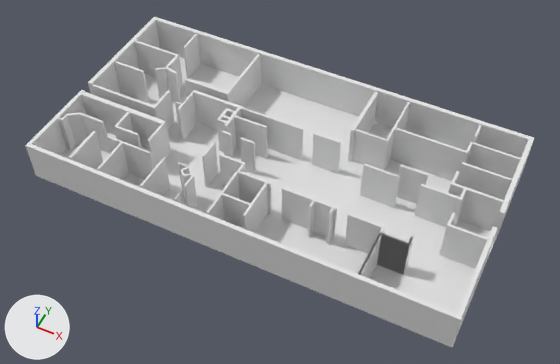
The FBX model Assets/building model/1.FBX: old version first, new version second.
One viewpoint serves both versions: a 50 mm camera at (20.1, -37.4, 42.3) aimed at (1.6, -0.4, -3.9). Arrows for +X, +Y and +Z are at lower left; the lights stay in place. Where no turn or scale is listed for an object, it has been applied to the vertices.

The first picture shows 'Line003', 'Line004', 'Line007', 'Line008', 'Line010', 'Line014', 'Line015', 'Line017', 'Line028', 'Line036', 'Line049', 'Line050', 'Rectangle001'.
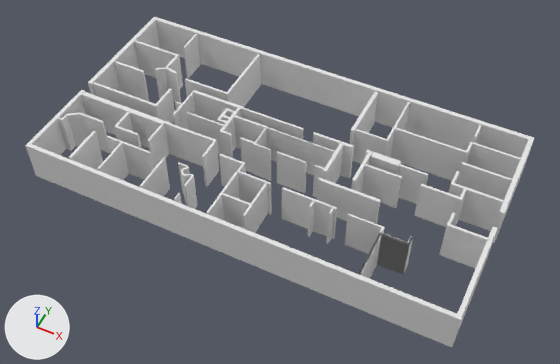
The change, as a list of edits to the scene's bpy script:
```text
Add me_mesh_058:
    me_mesh_058.from_pydata(...)  # 16 vertices, 28 faces; spans x -1.86..4.1, y -1.09..1.09, z 0.0..3.53
Add me_mesh_049_1:
    me_mesh_049_1.from_pydata(...)  # 32 vertices, 60 faces; spans x -2.39..2.33, y -0.24..0.0, z 0.0..3.53
Add me_mesh_053:
    me_mesh_053.from_pydata(...)  # a box spanning x 0.0..0.14, y -0.14..0.14, z 0.0..3.53
Add me_mesh_060:
    me_mesh_060.from_pydata(...)  # a box spanning x -0.4..0.4, y 0.0..0.1, z 0.0..3.53
Add me_mesh_055:
    me_mesh_055.from_pydata(...)  # a box spanning x -2.46..2.46, y -0.24..0.0, z 0.0..3.53
Add me_mesh_057:
    me_mesh_057.from_pydata(...)  # 12 vertices, 20 faces; spans x -0.32..0.16, y -2.25..1.13, z 0.0..3.53
Add me_mesh_050:
    me_mesh_050.from_pydata(...)  # a box spanning x 0.0..0.24, y -0.4..0.4, z 0.0..3.53
Add me_mesh_052:
    me_mesh_052.from_pydata(...)  # a box spanning x -1.67..1.67, y -0.14..0.0, z 0.0..3.53
Add me_mesh_056:
    me_mesh_056.from_pydata(...)  # a box spanning x -1.15..1.15, y 0.0..0.55, z 0.0..3.53
Add me_mesh_059:
    me_mesh_059.from_pydata(...)  # a box spanning x -1.24..1.24, y 0.0..0.14, z 0.0..3.53
Add me_mesh_051:
    me_mesh_051.from_pydata(...)  # a box spanning x 0.0..0.17, y -0.34..0.34, z 0.0..3.53
Add me_mesh_054:
    me_mesh_054.from_pydata(...)  # 12 vertices, 20 faces; spans x -0.36..0.71, y -2.32..1.16, z 0.0..3.53
Change ob_line007:
    ob_line007.location: (-12.07, 0.71, -4.34) -> (-12.07, 0.95, -4.34)
Remove ob_rectangle001:
    ob_rectangle001 = bpy.data.objects.new('Rectangle001', me_mesh_049)
    ob_rectangle001.location = (0.96, 1.02, -4.37)
Add ob_line060:
    ob_line060 = bpy.data.objects.new('Line060', me_mesh_058)
    ob_line060.location = (1.08, 0.86, -4.37)
Add ob_line051:
    ob_line051 = bpy.data.objects.new('Line051', me_mesh_049_1)
    ob_line051.location = (-5.86, -1.13, -4.32)
Add ob_line055:
    ob_line055 = bpy.data.objects.new('Line055', me_mesh_053)
    ob_line055.location = (-8.15, -1.06, -4.37)
Add ob_line062:
    ob_line062 = bpy.data.objects.new('Line062', me_mesh_060)
    ob_line062.location = (4.82, -0.2, -4.37)
Add ob_line057:
    ob_line057 = bpy.data.objects.new('Line057', me_mesh_055)
    ob_line057.location = (7.72, -1.12, -4.37)
Add ob_line059:
    ob_line059 = bpy.data.objects.new('Line059', me_mesh_057)
    ob_line059.location = (7.67, 2.06, -4.37)
Add ob_line052:
    ob_line052 = bpy.data.objects.new('Line052', me_mesh_050)
    ob_line052.location = (-3.85, 0.24, -4.37)
Add ob_line054:
    ob_line054 = bpy.data.objects.new('Line054', me_mesh_052)
    ob_line054.location = (-5.55, 0.63, -4.37)
Add ob_line058:
    ob_line058 = bpy.data.objects.new('Line058', me_mesh_056)
    ob_line058.location = (9.03, 2.63, -4.37)
Add ob_line061:
    ob_line061 = bpy.data.objects.new('Line061', me_mesh_059)
    ob_line061.location = (2.5, -0.23, -4.37)
Add ob_line053:
    ob_line053 = bpy.data.objects.new('Line053', me_mesh_051)
    ob_line053.location = (-8.19, 0.18, -4.37)
Add ob_line056:
    ob_line056 = bpy.data.objects.new('Line056', me_mesh_054)
    ob_line056.location = (5.58, 1.95, -4.37)
```

Pixel boxes (x1, y1, x2, y2) of what changed, in the pictures (560 x 364 px):
'Rectangle001', deleted: before (61, 57, 494, 347)
'Line060', added: after (253, 127, 335, 181)
'Line057', added: after (317, 178, 380, 224)
'Line007', moved: before (92, 84, 174, 130); after (93, 82, 175, 124)
'Line051', added: after (164, 121, 219, 172)
'Line061', added: after (277, 151, 307, 193)
'Line056', added: after (322, 141, 354, 183)
'Line054', added: after (187, 112, 224, 154)
'Line058', added: after (370, 152, 401, 175)
'Line059', added: after (351, 150, 373, 193)
'Line062', added: after (313, 165, 324, 197)
'Line053', added: after (173, 109, 181, 127)
'Line052', added: after (219, 125, 227, 155)
'Line037', unchanged, covered by the edit: before (312, 132, 341, 174); after (313, 132, 341, 151)
